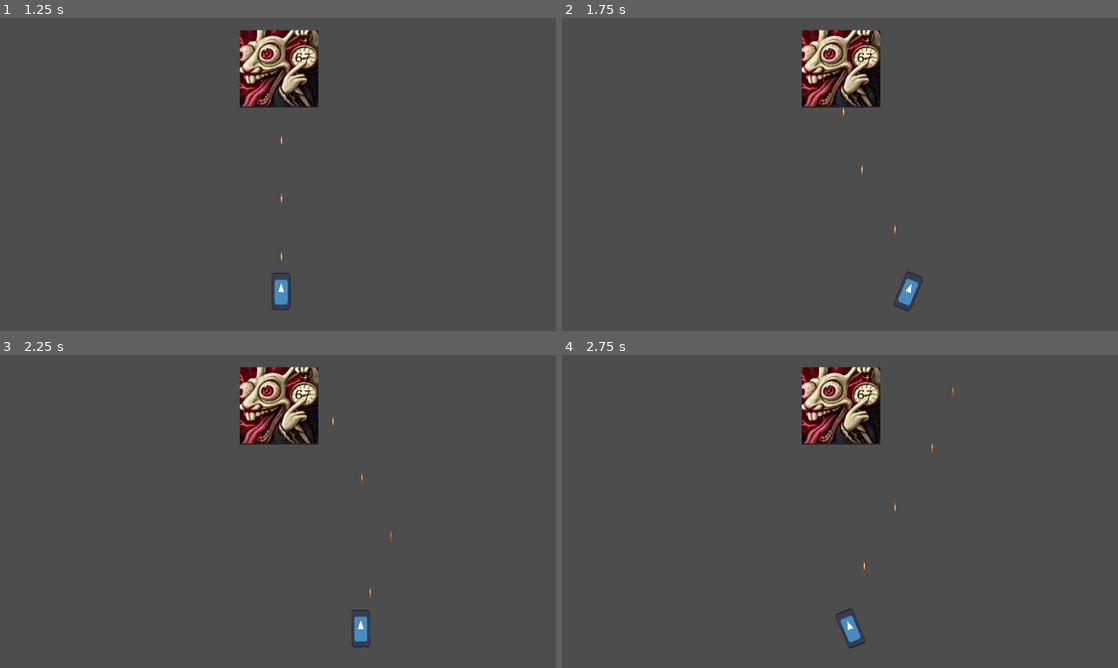
Above: before the commit, frames 1-4 (two rows, left to right).
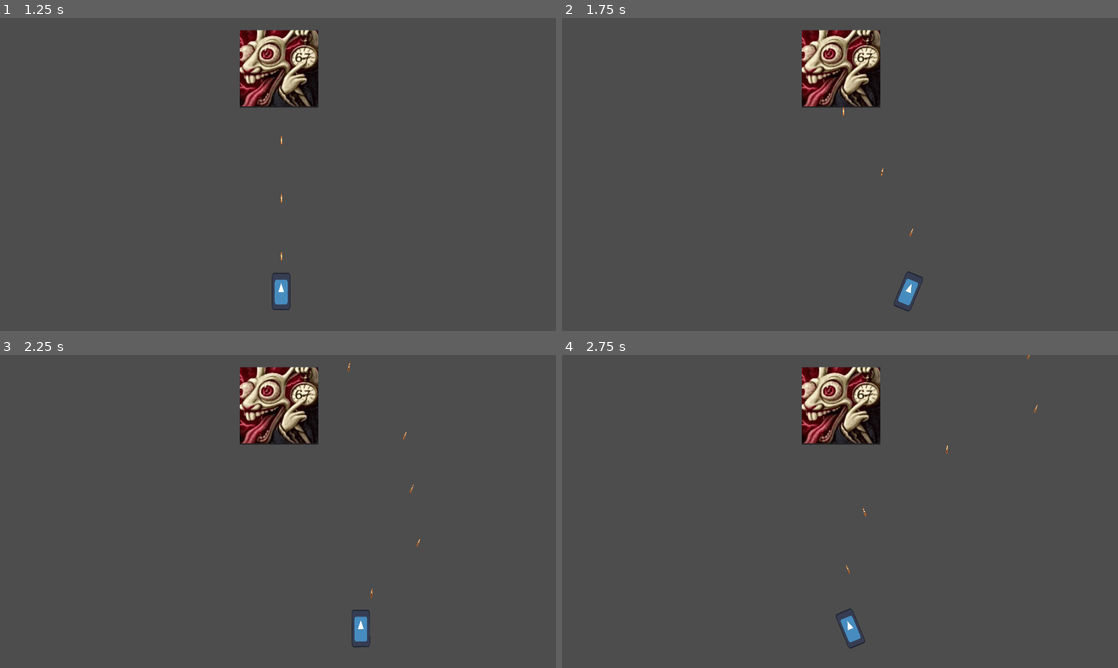
Above: after the commit, the same moments.

Repository: KopyB/TugasGIMPARTY13
Game: Godot game, scene res://scenes/main_menu.tscn
The game is run twice, just before and just after one commit, with the same random seed, the same clock (stepped at 60 frames per second) and the same inputs. The engine's default icon, where the game draws it, is replaced by a stand-in: a white triangle on a blue panel in a dark square.
Inputs:
- Up to frame 1 (1.25 s): click "START" at 0.5 s
- Up to frame 2 (1.75 s): tap Enter at 1.25 s; hold Right (ui_right) from 1.28 s (still down)
- Up to frame 3 (2.25 s): release Right (ui_right) at 2.03 s; hold Left (ui_left) from 2.03 s (still down)
- Up to frame 4 (2.75 s): keep holding Left (ui_left)

Frame 1 is identical in both runs. In frame 2, less than 0.1% of the frame differs, in the area x 53-64%, y 46-70%; in frame 3, less than 0.1%, in the area x 59-76%, y 2-78%; in frame 4, less than 0.1%.

Commit message:
feat & refactor (featuremain)
feat: powerup default
refactor: player change to scene

Diff:
--- a/scenes/main.tscn
+++ b/scenes/main.tscn
@@ -1,13 +1,9 @@
-[gd_scene load_steps=8 format=3 uid="uid://c3fmrec3ntaaj"]
+[gd_scene load_steps=6 format=3 uid="uid://c3fmrec3ntaaj"]
 
-[ext_resource type="Script" uid="uid://c6x27pd0p3sc7" path="res://scripts/character_body_2d.gd" id="1_0xm2m"]
-[ext_resource type="Texture2D" uid="uid://b3a0qpi13npj" path="res://icon.svg" id="2_h2yge"]
+[ext_resource type="PackedScene" uid="uid://fujugshyvkm6" path="res://scenes/player.tscn" id="1_jyhfs"]
 [ext_resource type="Script" uid="uid://rqegf05s37d6" path="res://scenes/enemy_spawner.gd" id="4_jyhfs"]
 [ext_resource type="Script" uid="uid://bn0herctfm110" path="res://scenes/background_atmosphere.gd" id="4_tefeu"]
 [ext_resource type="PackedScene" uid="uid://b8qv1r8ggddgm" path="res://scenes/pause_menu.tscn" id="5_tbgi4"]
-
-[sub_resource type="RectangleShape2D" id="RectangleShape2D_1bvp3"]
-size = Vector2(64, 131)
 
 [sub_resource type="RectangleShape2D" id="RectangleShape2D_h2yge"]
 size = Vector2(20, 1079.5)
@@ -16,26 +12,8 @@
 layout_mode = 3
 anchors_preset = 0
 
-[node name="CharacterBody2D" type="CharacterBody2D" parent="."]
+[node name="CharacterBody2D" parent="." instance=ExtResource("1_jyhfs")]
 position = Vector2(971, 944)
-collision_layer = 2
-script = ExtResource("1_0xm2m")
-
-[node name="CollisionShape2D" type="CollisionShape2D" parent="CharacterBody2D"]
-position = Vector2(0, -0.5)
-shape = SubResource("RectangleShape2D_1bvp3")
-
-[node name="Sprite2D" type="Sprite2D" parent="CharacterBody2D"]
-position = Vector2(0, -0.25)
-scale = Vector2(0.5, 1.0117188)
-texture = ExtResource("2_h2yge")
-
-[node name="Timer" type="Timer" parent="CharacterBody2D"]
-wait_time = 0.2
-autostart = true
-
-[node name="FiringPosition" type="Marker2D" parent="CharacterBody2D"]
-position = Vector2(1, -73)
 
 [node name="BorderLeft" type="StaticBody2D" parent="."]
 position = Vector2(0, 336)
@@ -73,5 +51,3 @@
 [node name="EnemySpawner" type="Marker2D" parent="."]
 position = Vector2(964, 175)
 script = ExtResource("4_jyhfs")
-
-[connection signal="timeout" from="CharacterBody2D/Timer" to="CharacterBody2D" method="_on_timer_timeout"]
--- /dev/null
+++ b/scenes/player.tscn
@@ -0,0 +1,29 @@
+[gd_scene load_steps=4 format=3 uid="uid://fujugshyvkm6"]
+
+[ext_resource type="Script" uid="uid://c6x27pd0p3sc7" path="res://scripts/character_body_2d.gd" id="1_g2els"]
+[ext_resource type="Texture2D" uid="uid://b3a0qpi13npj" path="res://icon.svg" id="2_qhqgy"]
+
+[sub_resource type="RectangleShape2D" id="RectangleShape2D_1bvp3"]
+size = Vector2(64, 131)
+
+[node name="CharacterBody2D" type="CharacterBody2D"]
+collision_layer = 2
+script = ExtResource("1_g2els")
+
+[node name="CollisionShape2D" type="CollisionShape2D" parent="."]
+position = Vector2(0, -0.5)
+shape = SubResource("RectangleShape2D_1bvp3")
+
+[node name="Sprite2D" type="Sprite2D" parent="."]
+position = Vector2(0, -0.25)
+scale = Vector2(0.5, 1.0117188)
+texture = ExtResource("2_qhqgy")
+
+[node name="Timer" type="Timer" parent="."]
+wait_time = 0.2
+autostart = true
+
+[node name="FiringPosition" type="Marker2D" parent="."]
+position = Vector2(1, -73)
+
+[connection signal="timeout" from="Timer" to="." method="_on_timer_timeout"]
--- /dev/null
+++ b/scenes/power_up.gd
@@ -0,0 +1,18 @@
+extends Area2D
+
+var speed = 150
+
+func _process(delta):
+	position.y += speed * delta # Bergerak turun agar bisa dikejar player
+
+# Hubungkan sinyal "body_entered" milik Area2D ini ke script ini
+func _on_body_entered(body):
+	# Cek apakah yang nabrak adalah Player (nama class atau nama node)
+	# Pastikan script player punya nama class, atau cek nama node "CharacterBody2D"
+	if body.name == "CharacterBody2D" or body.has_method("activate_multishot"):
+		body.activate_multishot() # Panggil fungsi di player
+		queue_free() # Hapus bola ini
+
+# Opsional: Hapus jika keluar layar (gunakan VisibleOnScreenNotifier2D seperti peluru)
+func _on_visible_on_screen_notifier_2d_screen_exited():
+	queue_free()
--- /dev/null
+++ b/scenes/power_up.tscn
@@ -0,0 +1,23 @@
+[gd_scene load_steps=4 format=3 uid="uid://be3gkgd4sqjkq"]
+
+[ext_resource type="Script" uid="uid://c1pmd2ba1da73" path="res://scenes/power_up.gd" id="1_ig136"]
+[ext_resource type="Texture2D" uid="uid://co6gltq7i0ppk" path="res://assets/art/i hate ziggger.jpg" id="1_j7my0"]
+
+[sub_resource type="RectangleShape2D" id="RectangleShape2D_ig136"]
+size = Vector2(155, 156)
+
+[node name="PowerUp" type="Area2D"]
+z_index = 10
+collision_mask = 2
+script = ExtResource("1_ig136")
+
+[node name="Sprite2D" type="Sprite2D" parent="."]
+position = Vector2(-1.9073486e-06, -1.9073486e-06)
+scale = Vector2(0.2591667, 0.2591667)
+texture = ExtResource("1_j7my0")
+
+[node name="CollisionShape2D" type="CollisionShape2D" parent="."]
+position = Vector2(-0.5, 0)
+shape = SubResource("RectangleShape2D_ig136")
+
+[connection signal="body_entered" from="." to="." method="_on_body_entered"]
--- a/scripts/bulletplayer.gd
+++ b/scripts/bulletplayer.gd
@@ -3,7 +3,12 @@
 @export var speed = 1000
 
 func _process(delta):
-	position.y -= speed * delta
+	# LAMA: position.y -= speed * delta
+
+	# BARU: Bergerak ke arah "atas" relatif terhadap rotasi peluru
+	# Vector2.UP adalah (0, -1). Kita putar vektor ini sesuai rotasi peluru.
+	var direction = Vector2.UP.rotated(rotation)
+	position += direction * speed * delta
 
 func _on_visible_on_screen_notifier_2d_screen_exited() -> void:
 	queue_free()
--- a/scripts/character_body_2d.gd
+++ b/scripts/character_body_2d.gd
@@ -6,6 +6,25 @@
 var rotation_direction = 0
 
 var bullet_scene = preload("res://scenes/bulletplayer.tscn")
+var is_multishot_active = false
+var multishot_timer = null # Kita akan buat timer via kode
+
+func activate_multishot():
+	print("Multishot Aktif!")
+	is_multishot_active = true
+
+	# Reset timer jika ambil bola lagi saat skill masih aktif
+	if multishot_timer:
+		multishot_timer.time_left = 7.0
+	else:
+		# Buat timer baru sementara (One Shot)
+		multishot_timer = get_tree().create_timer(7.0)
+		await multishot_timer.timeout
+
+		# Setelah 7 detik:
+		is_multishot_active = false
+		multishot_timer = null
+		print("Multishot Habis.")
 
 func _ready():
 	target_position = global_position # Store initial position as center
@@ -36,10 +55,24 @@
 		rotation = rotation_minmax
 
 	#move_and_slide()
+func spawn_bullet(angle_in_degrees):
+	var bullet = bullet_scene.instantiate()
 
+	# Set posisi awal
+	bullet.global_position = $FiringPosition.global_position
+
+	# Set rotasi peluru (konversi derajat ke radian karena Godot pakai radian)
+	bullet.rotation_degrees = rotation_degrees + angle_in_degrees
+
+	# Tambahkan ke Main Scene
+	get_parent().add_child(bullet)
 
 func _on_timer_timeout() -> void: # BURST MODE
-	var bullet = bullet_scene.instantiate()
-	bullet.global_position = $FiringPosition.global_position #adjust starting firing position
-
-	get_parent().add_child(bullet)
+	if is_multishot_active:
+		# Tembak 3 peluru (Kiri, Tengah, Kanan)
+		spawn_bullet(-15) # -15 derajat
+		spawn_bullet(0)   # Lurus
+		spawn_bullet(15)  # +15 derajat
+	else:
+		# Tembak 1 peluru normal
+		spawn_bullet(0)
--- a/scripts/dummy.gd
+++ b/scripts/dummy.gd
@@ -5,6 +5,7 @@
 
 # Atur HP musuh, bisa diubah di Inspector
 @export var health: int = 67
+var powerup_scene = preload("res://scenes/power_up.tscn")
 
 # Fungsi ini bekerja saat bullet kena dummy
 func take_damage(amount: int):
@@ -14,5 +15,19 @@
 
 	if health <= 0:
 		enemy_died.emit()
+		spawn_powerup_chance()
 		queue_free()
 		print("Dummy died")
+
+func spawn_powerup_chance():
+	# LAMA: if randf() <= 0.3:
+
+	# BARU (Gunakan ini sementara untuk test):
+	if randf() <= 1.0:
+		print("Mencoba spawn powerup...") # Debug print
+		var powerup = powerup_scene.instantiate()
+		powerup.global_position = global_position
+
+		# Kita gunakan 'get_tree().current_scene' agar lebih aman
+		# daripada 'get_parent()', untuk memastikan bola masuk ke World utama
+		get_tree().current_scene.call_deferred("add_child", powerup)
Binary file added: assets/art/i hate ziggger.jpg
Not shown, added: assets/art/i hate ziggger.jpg.import
Not shown, added: scenes/power_up.gd.uid
